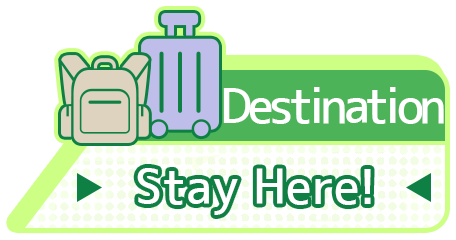
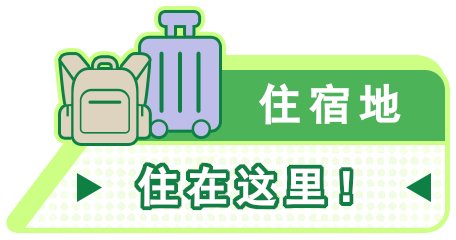
Layers edited between the first and the second 456×240 image:
removed layer "Stay Here!" from group "Text" over [137,168,371,215]
removed layer "Destination" from group "Text" over [223,87,444,124]
added layer "住宿地" in group "Text" over [259,83,401,125]
added layer "住在这里！" in group "Text" over [138,166,350,207]
added layer "住在这里！bg" in group "Text" over [134,162,354,211]
